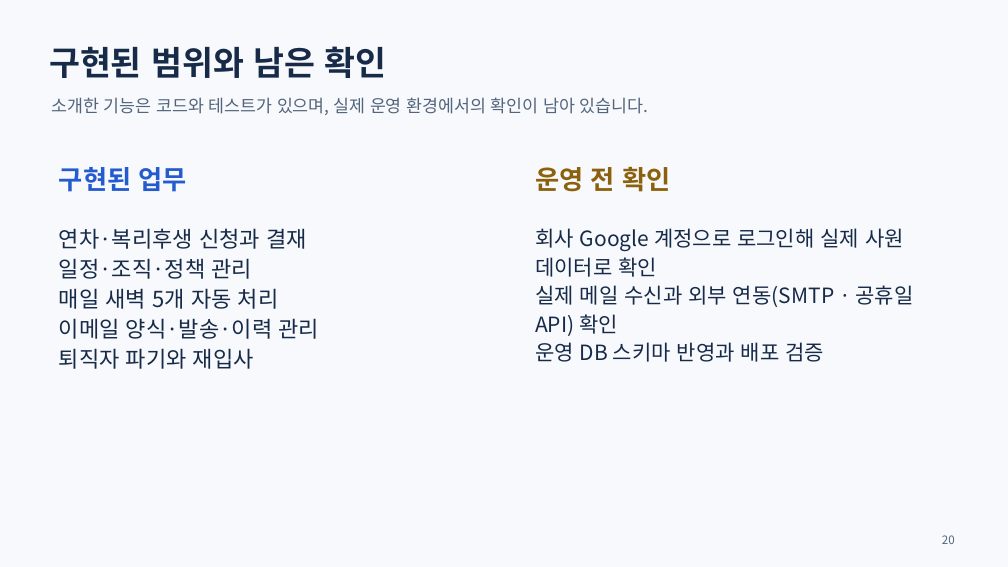
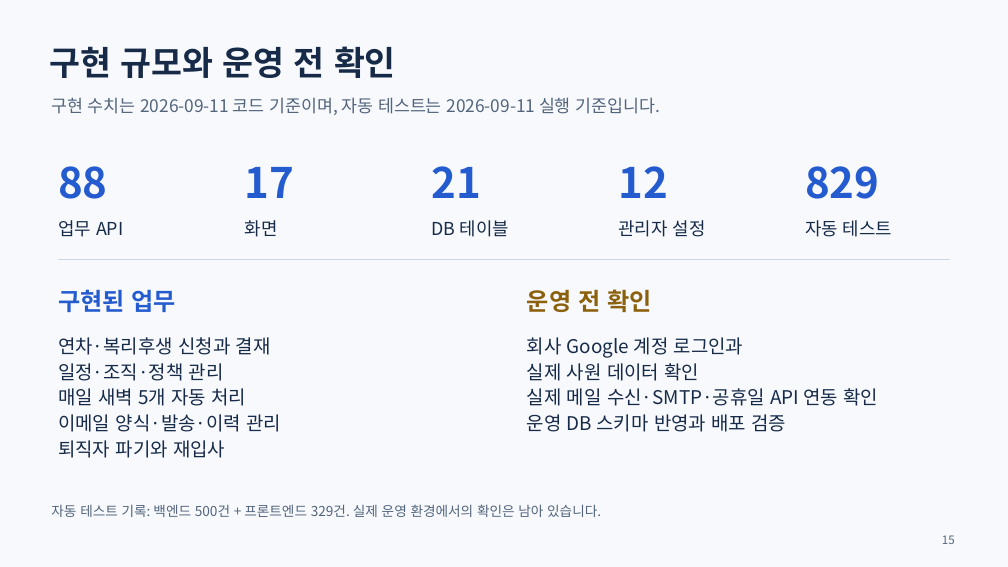
Before and after one commit to yejun9052/mlsoft-first-project, a slide deck: slide 15 of docs/발표자료/연차ON-프로젝트-소개-2026-09-11.pptx (slide 20 before the commit). Drawn at 1008x567 pixels with LibreOffice and Linux fonts; fonts in the diff are those of the drawing. Boxes give left, top, right and bottom in pixels: in the first picture for what was removed or moved away, otherwise in the second. Text is boxed around its words. In the diff, an @@ line names an element or a change of style, - is before the commit and + after.

```diff
--- a/docs/발표자료/연차ON-프로젝트-소개-2026-09-11.pptx
+++ b/docs/발표자료/연차ON-프로젝트-소개-2026-09-11.pptx
@@ text at (49, 46, 396, 78): text changed @@
-구현된 범위와 남은 확인
+구현 규모와 운영 전 확인
@@ text at (51, 97, 660, 115): text changed @@
-소개한 기능은 코드와 테스트가 있으며, 실제 운영 환경에서의 확인이 남아 있습니다.
+구현 수치는 2026-09-11 코드 기준이며, 자동 테스트는 2026-09-11 실행 기준입니다.
@@ text added at (58, 166, 108, 199), 40 pt, text #245BCE, bold @@
+88
@@ text added at (245, 167, 295, 198), 40 pt, text #245BCE, bold @@
+17
@@ text added at (432, 166, 482, 198), 40 pt, text #245BCE, bold @@
+21
@@ text added at (618, 166, 668, 198), 40 pt, text #245BCE, bold @@
+12
@@ text added at (805, 166, 879, 199), 40 pt, text #245BCE, bold @@
+829
@@ text added at (58, 220, 123, 237), 17 pt, text #172B49 @@
+업무 API
@@ text added at (245, 220, 278, 237), 17 pt, text #172B49 @@
+화면
@@ text added at (432, 220, 509, 237), 17 pt, text #172B49 @@
+DB 테이블
@@ text added at (618, 220, 706, 237), 17 pt, text #172B49 @@
+관리자 설정
@@ text added at (805, 220, 892, 237), 17 pt, text #172B49 @@
+자동 테스트
@@ line added from (58, 259) to (951, 259), #CCD6E5 0.7 pt @@
@@ text "구현된 업무": place and size @@
-text "구현된 업무" at (59, 167, 187, 192)
+text "구현된 업무" at (58, 289, 176, 312)
@@ text "구현된 업무" at (58, 289, 176, 312): size 25 to 23 pt @@
@@ text "운영 전 확인" at (527, 289, 651, 312): size 25 to 23 pt @@
@@ text "운영 전 확인": place and size @@
-text "운영 전 확인" at (535, 166, 670, 192)
+text "운영 전 확인" at (527, 289, 651, 312)
@@ text "연차·복리후생 신청과 결재": place and size @@
-text "연차·복리후생 신청과 결재" at (59, 228, 320, 369)
+text "연차·복리후생 신청과 결재" at (58, 337, 281, 458)
@@ text "연차·복리후생 신청과 결재" at (58, 337, 281, 458): size 21 to 18 pt @@
@@ text at (527, 337, 879, 406): text changed; size 20 to 18 pt @@
-회사 Google 계정으로 로그인해 실제 사원 데이터로 확인
-실제 메일 수신과 외부 연동(SMTP · 공휴일 API) 확인
+회사 Google 계정 로그인과
+실제 사원 데이터 확인
+실제 메일 수신·SMTP·공휴일 API 연동 확인
@@ text "회사 Google 계정 로그인과": place and size @@
-text "회사 Google 계정 로그인과" at (535, 228, 914, 362)
+text "회사 Google 계정 로그인과" at (527, 337, 879, 432)
@@ text at (527, 414, 787, 432): size 20 to 18 pt in "운영 DB 스키마 반영과 배포 검증" @@
@@ text added at (51, 504, 601, 517), 13 pt, text #53657D @@
+자동 테스트 기록: 백엔드 500건 + 프론트엔드 329건. 실제 운영 환경에서의 확인은 남아 있습니다.
@@ text at (942, 535, 955, 544): text changed @@
-20
+15
```
Also in this commit, not shown: 10 other slides changed, 2 slides added, 7 slides removed, 3 other files.
